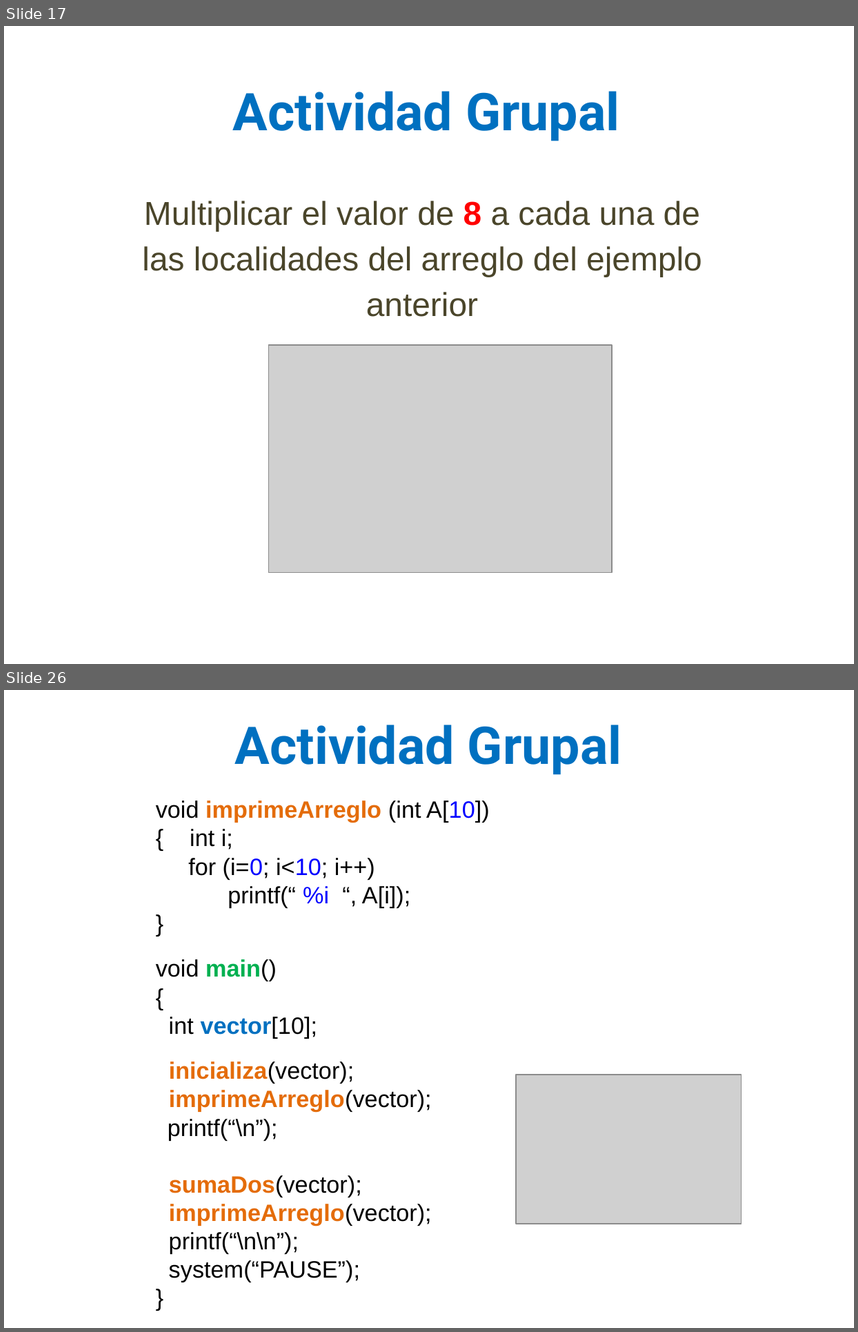
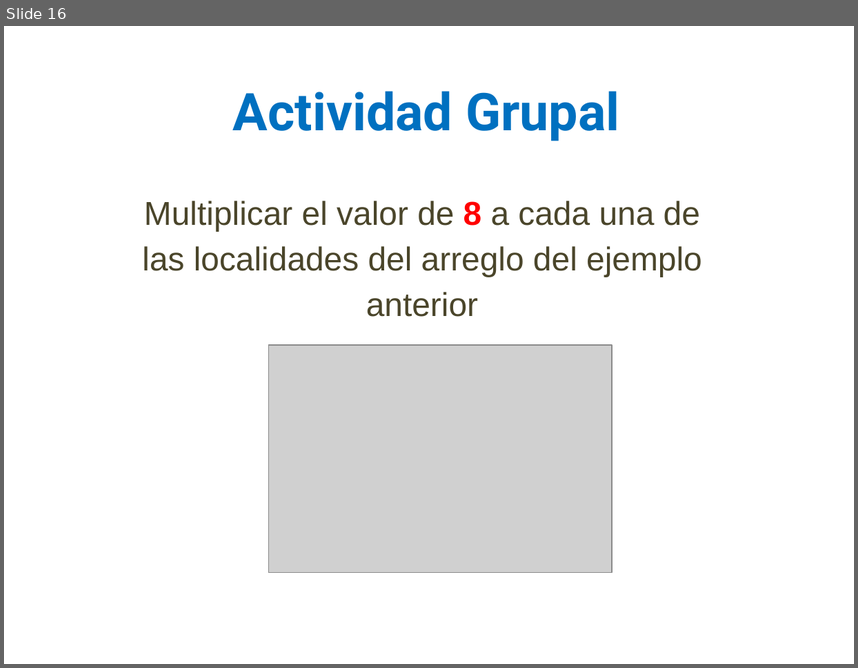
Before and after one commit to lizetheP/PensamientoC, a slide deck: calendario/documentos/7_Listas_Arreglos.pptx. Shown one above the other, each under a label of ours: slides 17 and 26 before the commit, slide 16 after it; the slides between them are not shown. The pictures are 858x1332 and 858x668 pixels, drawn with LibreOffice and Linux fonts; fonts in the diff are those of the drawing; grey boxes stand for pictures. Boxes give left, top, right and bottom in pixels: in the first picture for what was removed or moved away, otherwise in the second. Text is boxed around its words. In the diff, an @@ line names an element or a change of style, - is before the commit and + after.

```diff
--- a/calendario/documentos/7_Listas_Arreglos.pptx
+++ b/calendario/documentos/7_Listas_Arreglos.pptx
@@ slide 26 removed at (4,690,854,1328), background #FFFFFF @@
@@ text removed at (235,724,622,775) @@
-Actividad Grupal
@@ text removed at (156,800,490,1281) @@
-void imprimeArreglo (int A[10])
-{ int i;
-for (i=0; i<10; i++)
-printf(“ %i “, A[i]);
-}
-void main()
-{
-int vector[10];
-inicializa(vector);
-imprimeArreglo(vector);
-printf(“\n”);
-sumaDos(vector);
-imprimeArreglo(vector);
-printf(“\n\n”);
-system(“PAUSE”);
-}
@@ picture removed at (516,1074,741,1223) @@
@@ what was slide 17 is now slide 16 @@
```
Also in this commit, not shown: 13 slides changed, 13 slides added, 3 other slides removed, 6 other files.
